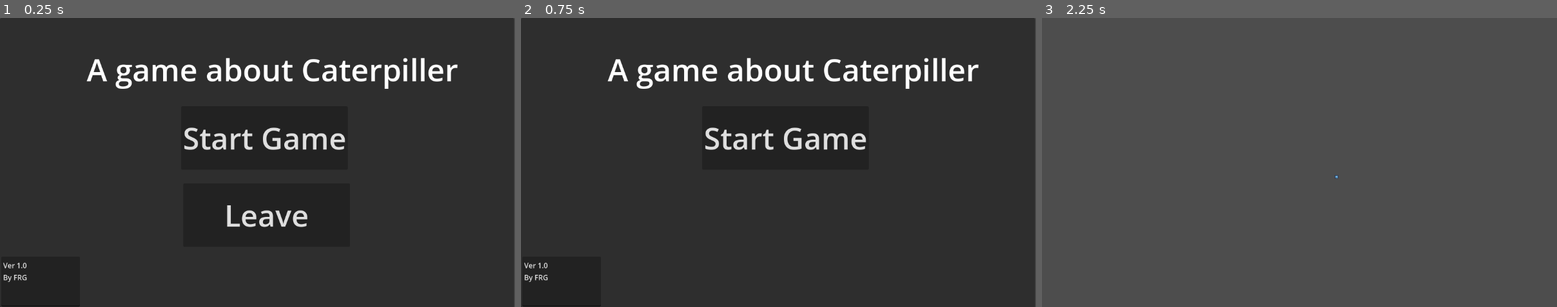
Above: before the commit, frames 1-3 (left to right).
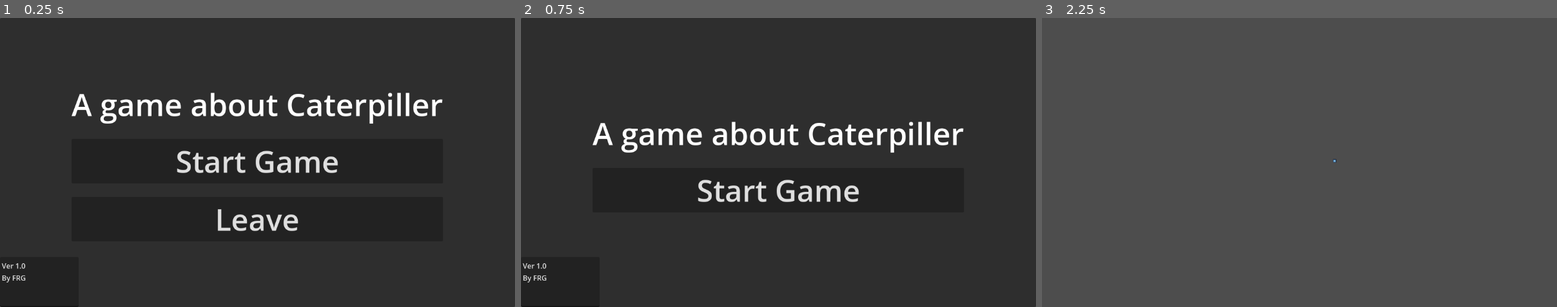
Above: after the commit, the same moments.

Repository: LoreNyanski/totem_gamejam_26
Game: Godot game, scene res://Scenes/mainMenu.tscn
Two runs of this game, one before a commit and one after it. Both use one fixed random seed, a clock stepped at 60 frames per second and the inputs below. The engine's default icon, where the game draws it, is replaced by a stand-in: a white triangle on a blue panel in a dark square.
Inputs (mouse positions are in pixels of both pictures, inside the frame that each line leads up to):
- Up to frame 1 (0.25 s): no input
- Up to frame 2 (0.75 s): click "Leave" at 0.5 s
- Up to frame 3 (2.25 s): click "Start Game" at 1.25 s; tap Enter at 2 s; move the mouse to (1412, 148) at 2.02 s; tap A (Grip1) at 2.1 s

The runs differ from the first frame. In frame 1, 7.2% of the frame differs, in the area x 0-100%, y 0-100%; in frame 2, 6.2%; in frame 3, less than 0.1%.

Commit message:
main menu fix

Diff:
--- a/Scenes/mainMenu.tscn
+++ b/Scenes/mainMenu.tscn
@@ -1,20 +1,6 @@
 [gd_scene format=3 uid="uid://bb6ljs2ejpfsm"]
 
 [ext_resource type="Script" uid="uid://dsabebfqy7a46" path="res://Scripts/main_menu.gd" id="1_60k44"]
-
-[sub_resource type="GDScript" id="GDScript_5pknu"]
-script/source = "extends Button
-
-
-# Called when the node enters the scene tree for the first time.
-func _ready() -> void:
-	pass # Replace with function body.
-
-
-# Called every frame. 'delta' is the elapsed time since the previous frame.
-func _process(delta: float) -> void:
-	pass
-"
 
 [node name="Control" type="Control" unique_id=851994692]
 layout_mode = 3
@@ -26,49 +12,54 @@
 script = ExtResource("1_60k44")
 
 [node name="Panel" type="Panel" parent="." unique_id=613720695]
-layout_mode = 0
-offset_right = 1150.0
-offset_bottom = 650.0
+layout_mode = 1
+anchors_preset = 15
+anchor_right = 1.0
+anchor_bottom = 1.0
+grow_horizontal = 2
+grow_vertical = 2
 
-[node name="Button" type="Button" parent="." unique_id=1560890070]
-layout_mode = 0
-offset_left = 405.0
-offset_top = 198.0
-offset_right = 778.0
-offset_bottom = 340.0
+[node name="TextEdit" type="TextEdit" parent="." unique_id=1571026774]
+layout_mode = 1
+anchors_preset = 2
+anchor_top = 1.0
+anchor_bottom = 1.0
+offset_top = -112.0
+offset_right = 176.0
+grow_vertical = 0
+text = "Ver 1.0
+By FRG"
+
+[node name="CenterContainer" type="CenterContainer" parent="." unique_id=592203211]
+layout_mode = 1
+anchors_preset = 15
+anchor_right = 1.0
+anchor_bottom = 1.0
+grow_horizontal = 2
+grow_vertical = 2
+
+[node name="VBoxContainer" type="VBoxContainer" parent="CenterContainer" unique_id=854093360]
+layout_mode = 2
+theme_override_constants/separation = 30
+alignment = 1
+
+[node name="Label" type="Label" parent="CenterContainer/VBoxContainer" unique_id=896477560]
+layout_mode = 2
+theme_override_font_sizes/font_size = 69
+text = "A game about Caterpiller"
+
+[node name="Button" type="Button" parent="CenterContainer/VBoxContainer" unique_id=1560890070]
+layout_mode = 2
 theme_override_font_sizes/font_size = 67
 text = "Start Game"
-script = SubResource("GDScript_5pknu")
 
-[node name="Button2" type="Button" parent="." unique_id=63275537]
-layout_mode = 0
-offset_left = 410.0
-offset_top = 371.0
-offset_right = 783.0
-offset_bottom = 513.0
+[node name="Button2" type="Button" parent="CenterContainer/VBoxContainer" unique_id=63275537]
+layout_mode = 2
 theme_override_font_sizes/font_size = 67
 text = "Leave"
 
-[node name="TextEdit" type="TextEdit" parent="." unique_id=1571026774]
-layout_mode = 0
-offset_left = 3.0
-offset_top = 535.0
-offset_right = 179.0
-offset_bottom = 647.0
-text = "Ver 1.0
-By FRG"
-
-[node name="Label" type="Label" parent="." unique_id=896477560]
-layout_mode = 0
-offset_left = 194.0
-offset_top = 68.0
-offset_right = 1025.0
-offset_bottom = 163.0
-theme_override_font_sizes/font_size = 69
-text = "A game about Caterpiller"
-
-[connection signal="pressed" from="Button" to="." method="_on_button_pressed"]
-[connection signal="hidden" from="Button2" to="." method="_on_button_2_hidden"]
-[connection signal="mouse_entered" from="Button2" to="." method="_on_button_2_mouse_entered"]
-[connection signal="mouse_exited" from="Button2" to="." method="_on_button_2_mouse_exited"]
-[connection signal="pressed" from="Button2" to="." method="_on_button_2_pressed"]
+[connection signal="pressed" from="CenterContainer/VBoxContainer/Button" to="." method="_on_button_pressed"]
+[connection signal="hidden" from="CenterContainer/VBoxContainer/Button2" to="." method="_on_button_2_hidden"]
+[connection signal="mouse_entered" from="CenterContainer/VBoxContainer/Button2" to="." method="_on_button_2_mouse_entered"]
+[connection signal="mouse_exited" from="CenterContainer/VBoxContainer/Button2" to="." method="_on_button_2_mouse_exited"]
+[connection signal="pressed" from="CenterContainer/VBoxContainer/Button2" to="." method="_on_button_2_pressed"]
--- a/Scripts/catterpillar_segment.gd
+++ b/Scripts/catterpillar_segment.gd
@@ -4,7 +4,6 @@
 @export_enum("Grip1","Grip2","Grip3","Grip4","Grip5")
 var grip_action: String
 @onready var pivot: Node2D = $Pivot
-@onready var limiters: StaticBody2D = $Pivot/Limiters
 @onready var grip_ray: RayCast2D = $Pivot/Grip_ray
 var gripper: PinJoint2D
 var gripped: bool = false
--- a/Scripts/catterpillar_skeletonless.gd
+++ b/Scripts/catterpillar_skeletonless.gd
@@ -39,7 +39,6 @@
 	var str = grip_str()
 	for i in segments.size():
 		var force = (cursor.global_position - segments[i].global_position).normalized() * grip_dist[i] * str * 500
-		print(force)
 		segments[i].apply_central_force(force)
 
 func grip_str() -> int:
--- a/Scripts/main_menu.gd
+++ b/Scripts/main_menu.gd
@@ -1,6 +1,6 @@
 extends Control
-@onready var button_2: Button = $Button2
-@onready var button: Button = $Button
+@onready var button_2: Button = $CenterContainer/VBoxContainer/Button2
+@onready var button: Button = $CenterContainer/VBoxContainer/Button
 
 
 # Called when the node enters the scene tree for the first time.
